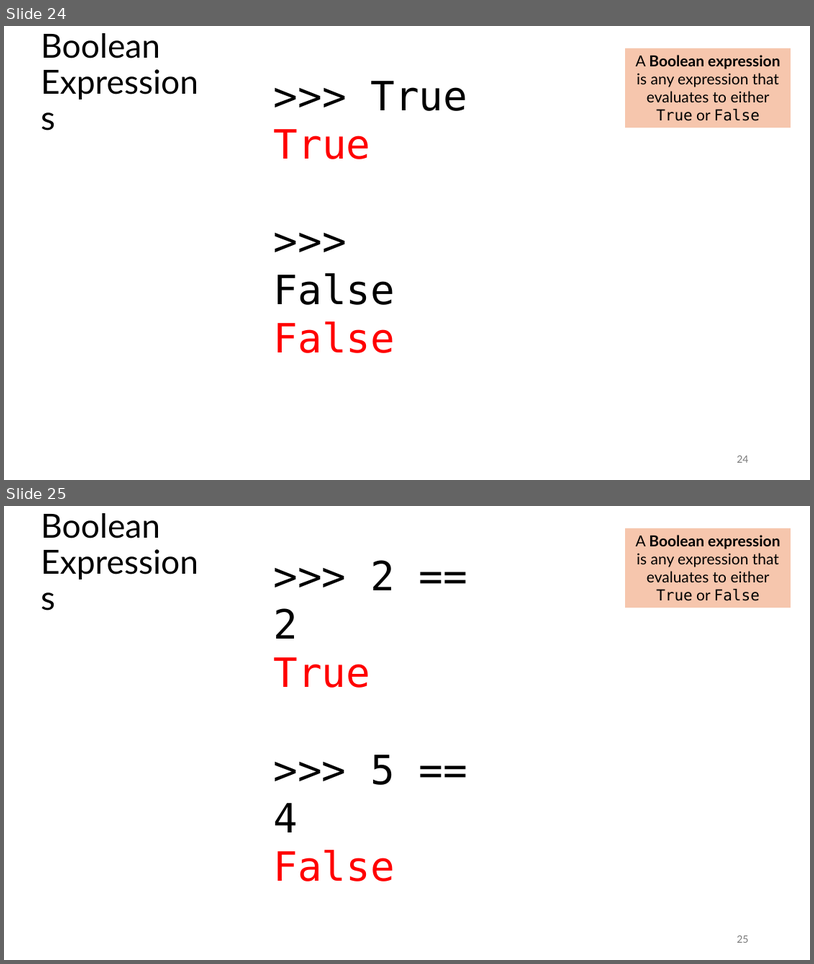
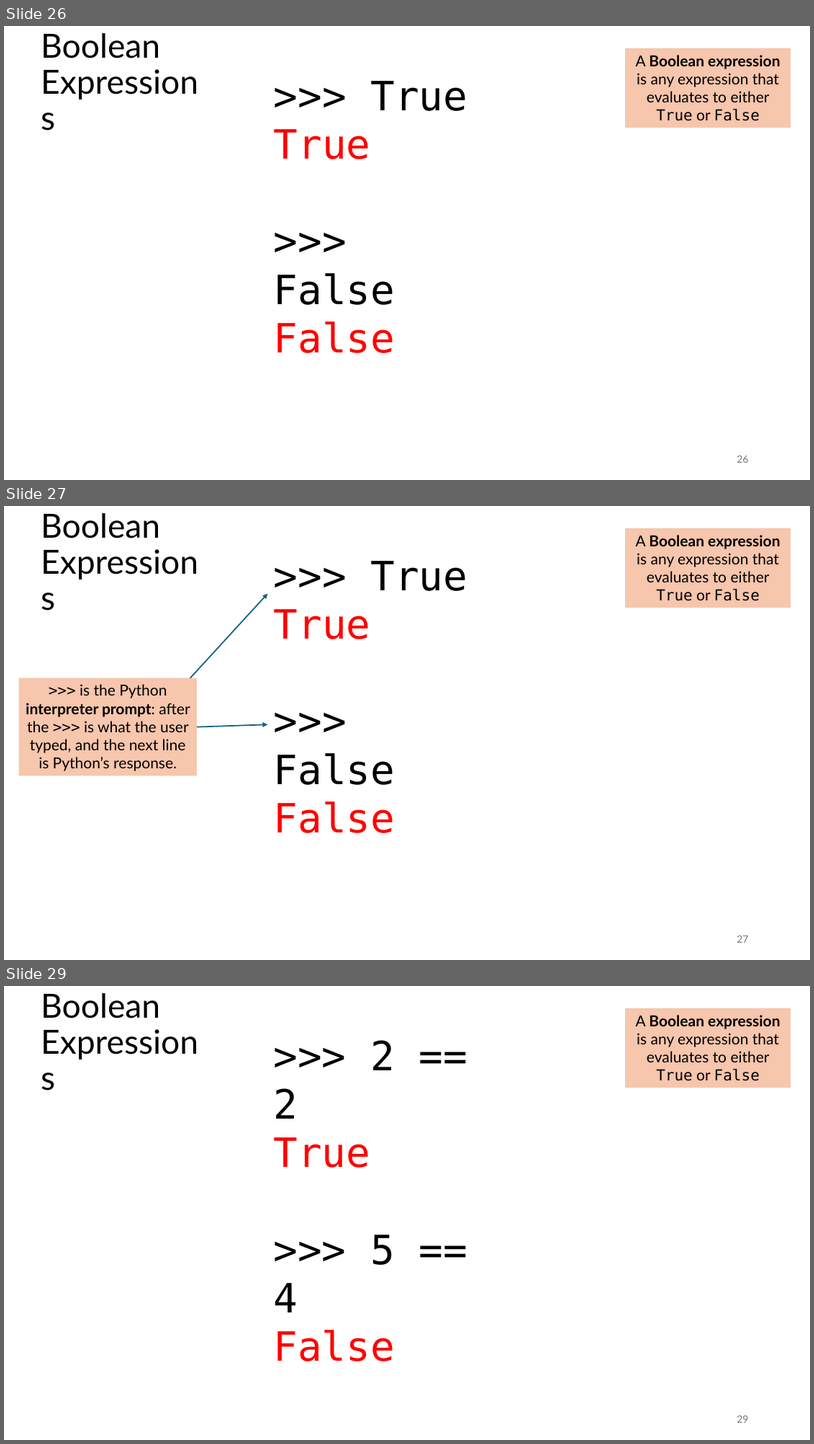
Before and after one commit to tjd1234/cmpt120spring2026, a slide deck: lecture_notes/chapter5/chapter5.pptx. Shown one above the other, each under a label of ours: slides 24 and 25 before the commit, slides 26, 27 and 29 after it; the slides between them are not shown. The pictures are 814x964 and 814x1444 pixels, drawn with LibreOffice and Linux fonts; fonts in the diff are those of the drawing. Boxes give left, top, right and bottom in pixels: in the first picture for what was removed or moved away, otherwise in the second. Text is boxed around its words. In the diff, an @@ line names an element or a change of style, - is before the commit and + after.

```diff
--- a/lecture_notes/chapter5/chapter5.pptx
+++ b/lecture_notes/chapter5/chapter5.pptx
@@ slide 27 added at [4, 506, 810, 960], background #FFFFFF @@
@@ title added at [41, 513, 160, 538], 39.6 pt, text #000000 @@
+Boolean
+Expressions
@@ rectangle added at [626, 528, 791, 608], fill #F6C6AD, 18 pt, text #000000 @@
+A Boolean expression is any expression that evaluates to either True or False
@@ text added at [274, 561, 468, 833], 48 pt, text #000000 @@
+>>> True
+True
+>>> False
+False
@@ arrow added from (190, 678) to (268, 594), #156082 1.5 pt @@
@@ rectangle added at [18, 678, 196, 776], fill #F6C6AD, 18 pt, text #000000 @@
+>>> is the Python interpreter prompt: after the >>> is what the user typed, and the next line is Python’s response.
@@ arrow added from (197, 727) to (268, 724), #156082 1.5 pt @@
@@ page number added at [737, 935, 748, 942], 12 pt, text #797979 @@
+27
@@ what was slide 24 is now slide 26 @@
@@ page number at [737, 455, 748, 462]: text changed @@
-24
+26
@@ what was slide 25 is now slide 29 @@
@@ page number at [737, 1415, 748, 1422]: text changed @@
-25
+29
```
Also in this commit, not shown: 27 slides changed, 4 other slides added, 56 other files.
